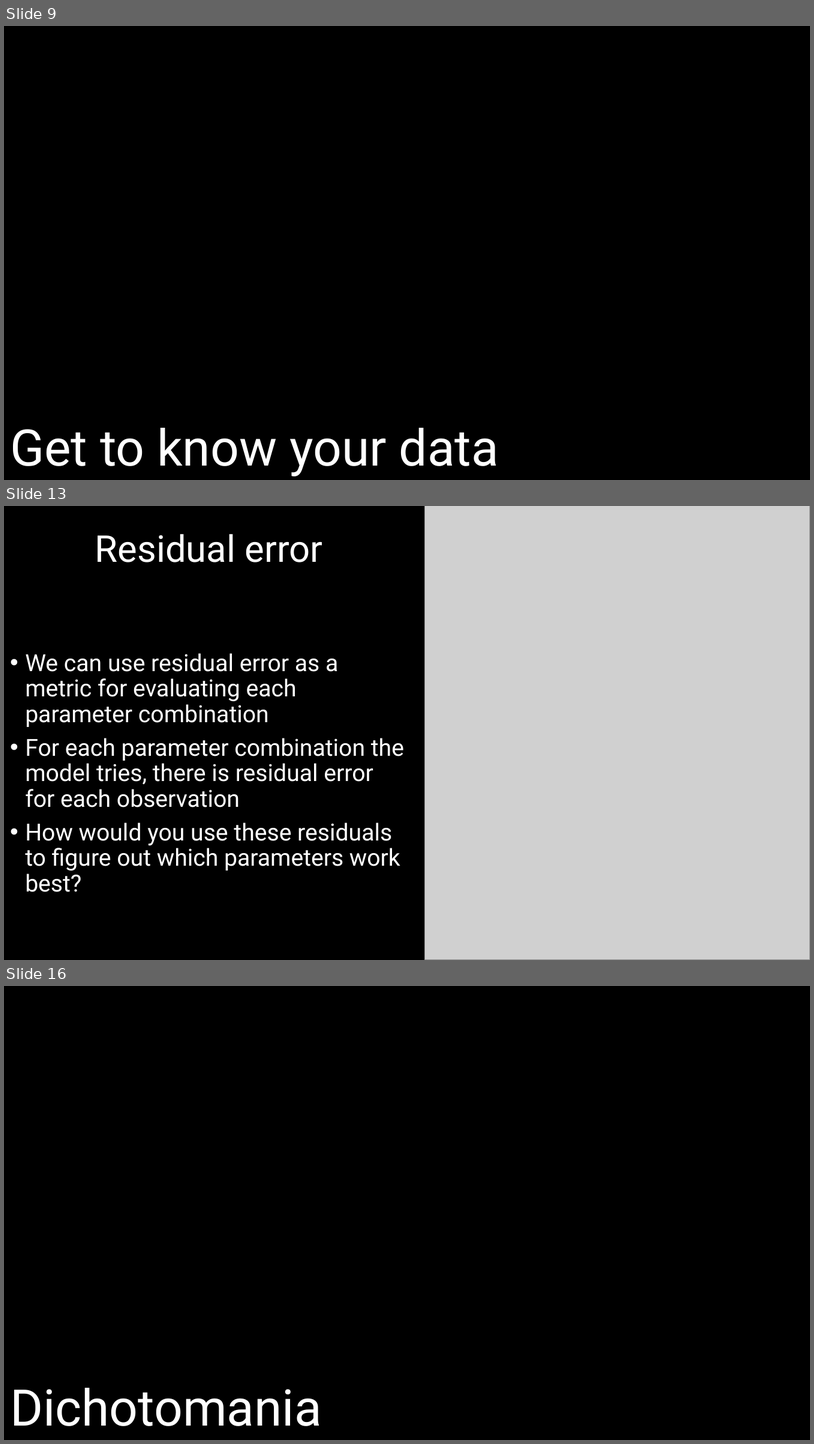
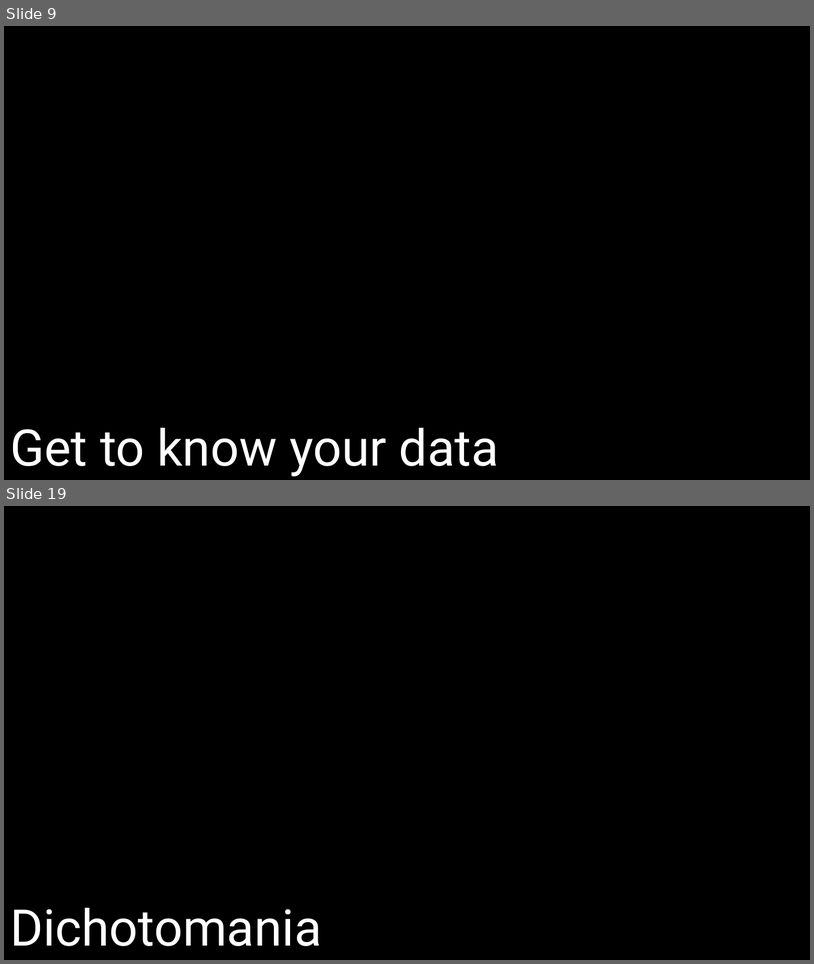
Before and after one commit to DeonRoos/006-BI3010, a slide deck: Lecture 7 - Cat LM/slides/LM with cat.pptx. Shown one above the other, each under a label of ours: slides 9, 13 and 16 before the commit, slides 9 and 19 after it; the slides between them are not shown. The pictures are 814x1444 and 814x964 pixels, drawn with LibreOffice and Linux fonts; fonts in the diff are those of the drawing; grey boxes stand for pictures. Boxes give left, top, right and bottom in pixels: in the first picture for what was removed or moved away, otherwise in the second. Text is boxed around its words. In the diff, an @@ line names an element or a change of style, - is before the commit and + after.

```diff
--- a/Lecture 7 - Cat LM/slides/LM with cat.pptx
+++ b/Lecture 7 - Cat LM/slides/LM with cat.pptx
@@ slide 13 removed at bbox=[4, 506, 810, 960], background #000000 @@
@@ picture removed at bbox=[425, 506, 810, 960] @@
@@ title removed at bbox=[95, 534, 323, 562] @@
-Residual error
@@ text removed at bbox=[25, 653, 404, 892] @@
-• We can use residual error as a metric for evaluating each parameter combination
-• For each parameter combination the model tries, there is residual error for each observation
-• How would you use these residuals to figure out which parameters work best?
@@ what was slide 16 is now slide 19 @@
```
Also in this commit, not shown: 4 slides changed, 7 slides added, 3 other slides removed, 9 other files.
